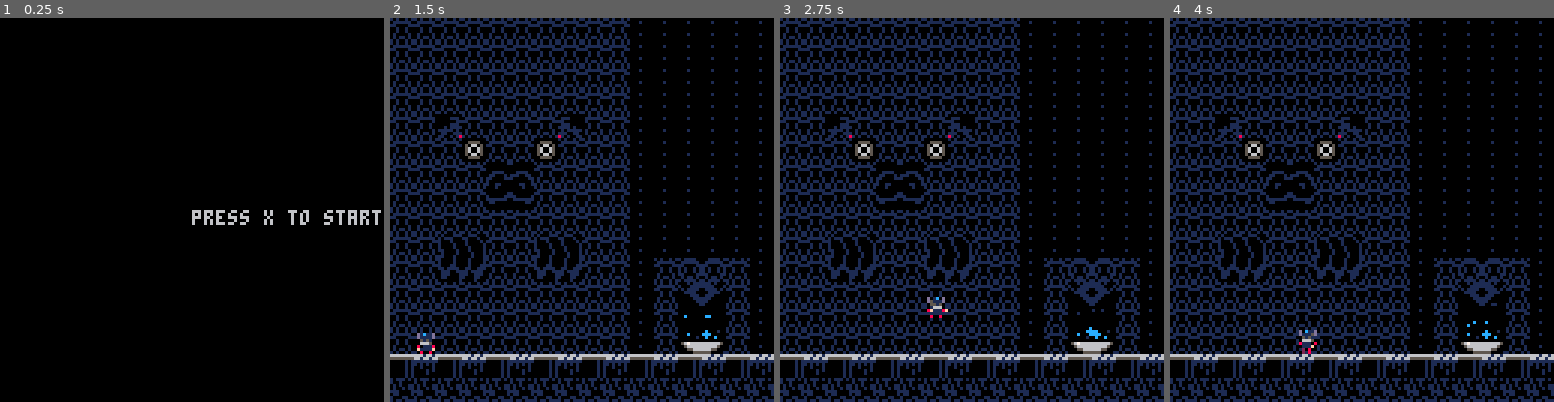
Above: before the commit, frames 1-4 (left to right).
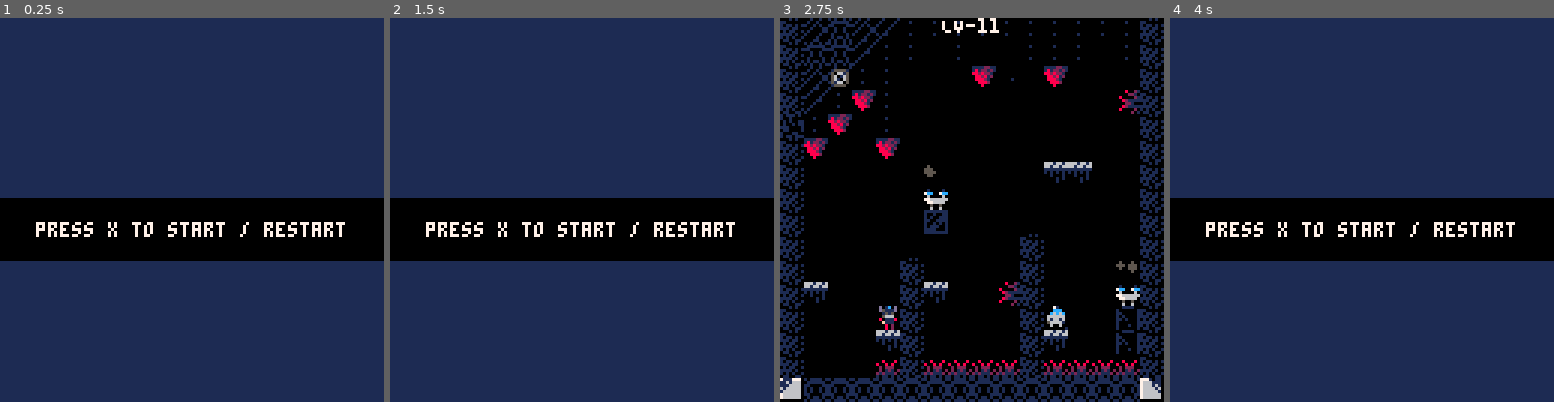
Above: after the commit, the same moments.

Repository: han-sen/pico-8-tests
Game: PICO-8 cartridge alkaline/platformer.p8
The game is run twice, just before and just after one commit, with the same random seed, the same clock (stepped at 60 frames per second) and the same inputs.
Inputs:
- Up to frame 1 (0.25 s): no input
- Up to frame 2 (1.5 s): tap X (X key) at 0.33, 1.07 s
- Up to frame 3 (2.75 s): hold Right 1.6-2.1 s; tap X (X key) at 1.85 s; hold Up 2.15-2.42 s; hold Right from 2.47 s (still down)
- Up to frame 4 (4 s): tap X (X key) at 2.97 s; release Right at 3.03 s; hold Left 3.08-3.58 s

The runs differ from the first frame. In frame 1, 85% of the frame differs, in the area x 0-100%, y 0-100%; in frame 2, 63%; in frame 3, 40%; in frame 4, 63%.

Commit message:
refactored update and draw functions

Diff:
--- a/alkaline/platformer.p8
+++ b/alkaline/platformer.p8
@@ -20,9 +20,10 @@
 #include src/bullets.lua
 #include src/update.lua
 #include src/draw.lua
+#include src/menu.lua
 
 function _init()
-	-- music(3)
+	-- music(2)
 	state = 'menu'
 	player = player
 	game_keys = game_keys
@@ -60,6 +61,7 @@
 
 function _draw()
 	if state == 'menu' then
+		draw_menu()
 	elseif state == 'playing' then
 		cls()
 		map(0, 0)
@@ -78,7 +80,7 @@
 
 -- DEBUG OUTPUT
 function draw_debug()
-	-- print("LV-"..world.current_level, game_camera.cam_x + 54, game_camera.cam_y)
+	print("LV-"..world.current_level, game_camera.cam_x + 54, game_camera.cam_y, 7)
 	-- print(fountains.loc[world.current_level].active, 128 * (world.current_level - 1), 20)
 	-- print(player.dx, 128 * (world.current_level - 1), 30)
 	-- print(#ghosts, 128 * (world.current_level - 1), 30)
@@ -89,19 +91,10 @@
 	-- print(player.y, game_camera.cam_x, game_camera.cam_y + 32)
 end
 
-function update_menu()
-	cls()
-	print('press x to start game', 64, 64)
-	if btnp(5) then
-		state = "playing"
-	end
-end
-
 function update_game()
 	check_level()
 	check_solve()
 	check_dmg()
-	-- check_boost()
 	player_update()
 	player_animate()
 	update_bullets()
@@ -178,14 +171,14 @@
 00000000000000000000000000000000000000000000000000000000000000000000000000000000000000000000000000000000000000000000000000000000
 00000000000000000000000000000000000000000000000000000000000000000000000000000000000000000000000000000000000000000000000000000000
 00000000000000000000000000000000000000000000000000000000000000000000000000000000000000000000000000000000000000000000000000000000
-00000666666000000010010000000011110000000000000001111110000000000000011111100000777777700010010000100001101110100000000000000000
-00062662266260000001100000000110001000000000000000111100000000000001111111111000716661600100100001000010010010000000000000000000
-00666015510666000000000000001101100100000000000001111110000000000011111111111100761166601001010010000100001001000000000000000000
-06261100001162600001100000011011110010000000000011111111000000000111001111001110761616600010001100001000000000000000000000000000
-02611100001116200010010000110111011001000000000001111110000000000110100110100100766116600100001100010000000000000000000000000000
-66111111111111660001100001101110101100100001100000111100000000001011011111011110716661601000010010110000000000000000000000000000
-06610101101016600010010011011111010110010010010000011000000000001111111111111101766666600000100001000000000000000000000000000000
-01001110011100100100001011111111001001110100001000000000000000001111111111111000000000000001100010000000000000000000000000000000
+00000666666000000010010000000011110000000000000001111110000101000000011111100000777777700010010000100001101110100010100000000000
+00062662266260000001100000000110001000000000000000111100110000000001111111111000716661600100100001000010010010000110110000000000
+00666015510666000000000000001101100100000000000001111110101101010011111111111100761166601001010010000100001001000110110000000000
+06261100001162600001100000011011110010000000000011111111111011000111001111001110761616600010001100001000000000001110111000000000
+02611100001116200010010000110111011001000000000001111110010110010110100110100100766116600100001100010000000000000000000000000000
+66111111111111660001100001101110101100100001100000111100111101001011011111011110716661601000010010110000000000001110111000000000
+06610101101016600010010011011111010110010010010000011000101010011111111111111101766666600000100001000000000000000110110000000000
+01001110011100100100001011111111001001110100001000000000011001101111111111111000000000000001100010000000000000000010100000000000
 06610101101016600000000000000000000000000000000000000000000000001111110110111001000000000010000100000000000000000000000000000000
 66111111111111660000000000000000000000000000000000000000000000001111111111111000000000000100001000000000000000000000000000000000
 62611100001116260000000000000000000000000000000000000000000000000111110000110000000000001000010000000000000000000000000000000000
@@ -196,13 +189,13 @@
 00000555555000000000000000000000000000000000000000000000000000000000000000000000000000001000000000000000000000000000000000000000
 __gff__
 0008040000000000000001010000000100010100000808080800000100000000020200000000000000000000000000000001010101000000000000000200000100000000000000000000000000000000000000000000000000000000000000001000000010000000000000000000000000000000000000000000000000000000
-0000020000000000000021000000000002020000000000000000000000000000000000000000000000000000000000000000000000000000000000000000000000000000000000000000000000000000000000000000000000000000000000000000000000000000000000000000000000000000000000000000000000000000
+0000020000000001000021000000000002020000000000000000000000000000000000000000000000000000000000000000000000000000000000000000000000000000000000000000000000000000000000000000000000000000000000000000000000000000000000000000000000000000000000000000000000000000
 __map__
 0e0e0e0e0e0e0e0e0e0e2222222222220a0a0a0a0a0a0a0a0a0a0a0a0a0a0a1b000013140000000000000000000000000a0a0a0a0a0a0a0a0a0a0a0a0a0a0a0a0a3c3c3c3c3c3c3c3c3c3c3c3c3c3c0a0a0a0a0a0a0a0a0a0a0a0a0a0a0a0a0a0a0a0a0a0a0a0a0a0a0a0a0a0a0a0a0a22220000222222222288892222222222
 0e0e0e0e0e0e0e0e0e0e2222222222221b8b8c00000000000000000000001f1b0000393a0000000000000000000022220a0a22222222222222222222222222220a00003432330022220034323300000a000000000000000000000000000000000a0500000000000000000000292a000a22220000222200002298990d22222200
 0e0e0e0e0e0e0e0e0e0e2222222222221b9b9c0000000000000000000000001b002200002200000000000000002222220a0a00222200000000002222220022220a00000000000022220000000000000a000000000000000000000000000000000a3e00000000000000000022393a220a00220202220000000022000022220000
 0e0e0e0e0e0e0e0e0e0e2222222222221b0000000000000000002b2c0000001b202202022200000000000000000022220a3c00220000343300000022000000220a00000000000022220000000000000a000000000000000000000000000000000a00000022220000000000220000220a00330f0f340000000000000000220000
-0e2b130e0e0e0e142c0e2222222222221b000000000000000022393a2200000a0a0a0a0a0a20000000000000000000000a0000000000033100000000000000220a00000000000022220000010000000a000000000000000000000000000000000a00002222222200000000220202220a00000000000000000064000000000000
+0e2b130e0e0e0e142c0e2222222222221b000000000000000022393a2200000a0a0a0a0a0a20000000000000000000000a0000000000033100000000000000220a00000000000022220000010000000a0000008e008e000000000000000000000a00002222222200000000220202220a00000000000000000064000000000000
 0e0e0e050e0e050e0e0e2222222222221b00000000000000222200002222001b00000000000a000000000000000000000a0000000064030a0a0a0a00000000000a00000033323122223332310000000a000000000000000000000000000000000a00000022220000000000340a0a330a000000000000000000000000008a0000
 0e0e0e0e1d1e0e0e0e0e2222222222221b00000020200000222202022222001b0000000000000a0000200000000000000a000000210a0a000000000a0a0000000a000000000000808100000a00000b0a0000000d0d0d0d0d0d0d0d8a000000000a00000000000000120012000000000a00000000000000000000000000000064
 0e0e0e0e2d2e0e0e0e0e2222222222221b0000000a0a0a0a0a0a0a0a0a0a0a1b000022220000006400343232330000000a000000210a0000272800000a0000010a00640000000090910000370a00000a0000000d0d0d0d0d0d0f0d0d000001000a00000000000000000000000100000a0000000000000000002000000000000f
@@ -212,48 +205,49 @@
 0e0e0e0e0e0e0e0e0e0e220e393a0e2200000000000000000a0000000a0a0a0a0000000000003432330000000034330a0a000000000a003432323300000000030a000000006400000000001c001c000a0000000d0d3f0d0d0d0d0d0d000000000a0000000000000000000f200a00000a1b000000000000000000000000000000
 0e0e0e0e0e0e0e0e0e0e220e00000e22000000000000000000000034330a0a0a000000000000000300000000000000030a000000000a000000000000000000030a000000000c00000000001c001c000a0000000d0d3f3f0d0d0d0d0d0d0d00000a000000000000000000000f0a00000a0a0a8a8a0a0a0a0a8a8a0a0a0a0a0000
 0e0e0e0e0e0e0e0e0e0e220e02020e22000000000000000000003432310a0a0a000000006400000300006400000000030a000000000a202020202020640000030a000000330000850000851c001c000a0000000d643f383f0d0d0d00000d00000a0000000a80810a000000000000000a00000000000000000000000000000000
-111211121112111211121112111211120a0a0a0a0a0a0a0a0a0a0a0a0a0a0a0a0a0a0a000c00000300000c00000000030a000000640a0a0a0a0a0a0a0a0a0a0a0a000034310000860202861c001c200a0000000d3f3f383f200d0d02020d00000a00000f3f90913f0f0000000000000a00000001000000000000000000000000
+111211121112111211121112111211120a0a0a0a0a0a0a0a0a0a0a0a0a0a0a0a0a0a0a000c00000300000c00000000030a000000640a0a0a0a0a0a0a0a0a0a0a0a000034310000860202861c001c200a0000000d3f3f383f200d0d02020d00000a00000f3f90913f0f0000000000000a00000000010000000000000000000000
 0a0a0a0a0a0a0a0a0a0a0a0a0a0a0a0a0a0a0a0a0a0a0a0a0a0a0a0a0a0a0a0a0a0a0a202020202020202020202020200a0a0a0a0a0a0a0a0a0a0a0a0a0a0a0a0a11111111111111111111111111110a0a0a0a0a0a0a0a0a0a0a0a0a0a0a0a0a0b12123412121212331212121264120b0a0a0a0a0a0a0a0a0a0a0a0a0a0a0a64
-0a0a0a0a0a0a0a0a0a0a0e0e0a0a0a0a000000980a0f0f0a0a0f0f0a9900000000000000000000000000000000000000000000000000000000000000000000000000000000000000000000000000000000000000000000000000000000000000000000000000000000000000000000003c3c3c3c3c3c3c3c3c3c3c3c3c3c3c3c
-0a27283e0000000000390c0c3a00000a0000000d00000022220000000d000000000000000000000000000000000000000000000000000000000000000000000000000000000000000000000000000000000000000000000000000000000000000000000000000000000000000000000000000000000000000000000000000000
-0a380a0000202020000002020000000a0d00000000000022220000000000000d000000000000000000000000000000000000000000000000000000000000000000000000000000000000000000000000000000000000000000000000000000000000000000000000000000000000000000000000000000000000000000000000
-0a0a0a00008d8d8d000012120000000a00000000000d121212120d0000000000000000000000000000000000000000000000000000000000000000000000000000000000000000000000000000000000000000000000000000000000000000000000000000000000000000000000000000000000000000000000000000000000
-0a22220000000000000000000000000a0000000d000000808100000a0b200d00000000000000000000000000000000000000000000000000000000000000000000000000000000000000000000000000000000000000000000000000000000000000000000000000000000000000000000000000000000000000000000000000
-0a222200000000000000000000008a0a000d00000000009091000027283e0000000000000000000000000000000000000000000000000000000000000000000000000000000000000000000000000000000000000000000000000000000000000000000000000000000000000000000000000000000000000000000000000000
-0a220000008a000000008a000000000a00000000000000000000213f0b000000000000000000000000000000000000000000000000000000000000000000000000000000000000000000000000000000000000000000000000000000000000000000000000000000000000000000000000000000000000000000000000000000
-0a00000a0a0a0a0a0a0a0a0a0a0a8a0a000000000d0000010000000b3f0d0012000000000000000000000000000000000000000000000000000000000000000000000000000000000000000000000000000000000000000000000000000000000000000000000000000000000000000000000000000000000000000000000000
-0a000000000000000000000022223c0a00006000000000000000000b00000000000000000000000000000000000000000000000000000000000000000000000000000000000000000000000000000000000000000000000000000000000000000000000000000000000000000000000000000000000000000000000000000000
-0a64000000000000000000000022220a00000c000000000f0f20000000001200000000000000000000000000000000000000000000000000000000000000000000000000000000000000000000000000000000000000000000000000000000000000000000000000000000000000000000000000000000000000000000000000
-0a0a0a8a8a8a0f8a8a8a00000022000a000d00000000000e0e3e00121200000d000000000000000000000000000000000000000000000000000000000000000000000000000000000000000000000000000000000000000000000000000000000000000000000000000000000000000000000000000000000000000000000000
-0a0000000000000000008a000000000a00000000000d000f0f00000000000020000000000000000000000000000000000000000000000000000000000000000000000000000000000000000000000000000000000000000000000000000000000000000000000000000000000000000000000000000000000000000000000000
-0a00000000000000000000000000000a000000000000000e0e00000000121212000000000000000000000000000000000000000000000000000000000000000000000000000000000000000000000000000000000000000000000000000000000000000000000000000000000000000000000000000000000000000000000000
-0a0000008a0000008a0000000000000a000000000000000f0f00000202000000000000000000000000000000000000000000000000000000000000000000000000000000000000000000000000000000000000000000000000000000000000000000000000000000000000000000000000000000000000000000000000000000
-0a00008a00000100008a00000000640a00000f006400000e0e00008282000000000000000000000000000000000000000000000000000000000000000000000000000000000000000000000000000000000000000000000000000000000000000000000000000000000000000000000000000000000000000000000000000000
-0a0a0a0a8a0f0f0f8a0a0a0a0a0a0a0a0a0a0f202020200f0f202003032020200a0a0a0a0a0a0a0a0a0a0a0a0a0a0a0a0a0a0a0a0a0a0a0a0a0a0a0a0a0a0a0a0a0a0a0a0a0a0a0a0a0a0a0a0a0a0a0a0a0a0a0a0a0a0a0a0a0a0a0a0a0a0a0a0a0a0a0a0a0a0a0a0a0a0a0a0a0a0a0a0a0a0a0a0a0a0a0a0a0a0a0a0a0a0a0a
-…(27 lines of a section not shown)…
+0a0a0a0a0a0a0a0a0a0a0e0e0a0a0a0a000000980a0f0f0a0a0f0f0a99000000878b0e8b8c2222222222222222222287000000000000000000000000000000000000000000000000000000000000000000000000000000000000000000000000000000000000000000000000000000003c3c3c3c3c3c3c3c3c3c3c3c3c3c3c3c
+0a27283e0000000000390c0c3a00000a0000000d00000022220000000d000000870e0e9b2222002200002222220022870000000000000000000000000000000000000000000000000000000000000000000000000000000000000000000000000000000000000000000000000000000000000000000000000000000000000000
+0a380a0000202020000002020000000a0d00000000000022220000000000000d878b8c22220000003c0d003c000000870000000000000000000000000000000000000000000000000000000000000000000000000000000000000000000000000000000000000000000000000000000000000000000000000000000000000000
+0a0a0a00008d8d8d000012120000000a00000000000d121212120d0000000000879b223c2200000000000000000021870000000000000000000000000000000000000000000000000000000000000000000000000000000000000000000000000000000000000000000000000000000000000000000000000000000000000000
+0a22220000000000000000000000000a0000000d000000808100000a0b200d000a223c002200000000000000000000870000000000000000000000000000000000000000000000000000000000000000000000000000000000000000000000000000000000000000000000000000000000000000000000000000000000000000
+0a222200000000000000000000008a0a000d00000000009091000027283e0000873c00003c00000000000000000000870000000000000000000000000000000000000000000000000000000000000000000000000000000000000000000000000000000000000000000000000000000000000000000000000000000000000000
+0a220000008a000000008a000000000a00000000000000000000213f0b000000870000000000000000000012120000870000000000000000000000000000000000000000000000000000000000000000000000000000000000000000000000000000000000000000000000000000000000000000000000000000000000000000
+0a00000a0a0a0a0a0a0a0a0a0a0a8a0a000000000d0000010000000b3f0d0012870000000000600000000000000000870000000000000000000000000000000000000000000000000000000000000000000000000000000000000000000000000000000000000000000000000000000000000000000000000000000000000000
+0a000000000000000000000022223c0a00006000000000000000000b000000008700000000000f0000000000000000870000000000000000000000000000000000000000000000000000000000000000000000000000000000000000000000000000000000000000000000000000000000000000000000000000000000000000
+0a64000000000000000000000022220a00000c000000000f0f20000000001200870000000000000000008700000000870000000000000000000000000000000000000000000000000000000000000000000000000000000000000000000000000000000000000000000000000000000000000000000000000000000000000000
+0a0a0a8a8a8a0f8a8a8a00000022000a000d00000000000e0e3e00121200000d870000000087000000008700000000870000000000000000000000000000000000000000000000000000000000000000000000000000000000000000000000000000000000000000000000000000000000000000000000000000000000000000
+0a0000000000000000008a000000000a00000000000d000f0f00000000000020871200000087120000218700000060870000000000000000000000000000000000000000000000000000000000000000000000000000000000000000000000000000000000000000000000000000000000000000000000000000000000000000
+0a00000000000000000000000000000a000000000000000e0e00000000121212870000000087000000008701000003870000000000000000000000000000000000000000000000000000000000000000000000000000000000000000000000000000000000000000000000000000000000000000000000000000000000000000
+0a0000008a0000008a0000000000000a000000000000000f0f00000202000000870000001287000000008712000003870000000000000000000000000000000000000000000000000000000000000000000000000000000000000000000000000000000000000000000000000000000000000000000000000000000000000000
+0a00008a00000100008a00000000640a00000f006400000e0e00008282000000870000002087202020208720202020870000000000000000000000000000000000000000000000000000000000000000000000000000000000000000000000000000000000000000000000000000000000000000000000000000000000000000
+0a0a0a0a8a0f0f0f8a0a0a0a0a0a0a0a0a0a0f202020200f0f20200303202020341b1b1b1b1b1b1b1b1b1b1b1b1b1b330a0a0a0a0a0a0a0a0a0a0a0a0a0a0a0a0a0a0a0a0a0a0a0a0a0a0a0a0a0a0a0a0a0a0a0a0a0a0a0a0a0a0a0a0a0a0a0a0a0a0a0a0a0a0a0a0a0a0a0a0a0a0a0a0a0a0a0a0a0a0a0a0a0a0a0a0a0a0a0a
+…(28 lines of a section not shown)…
--- a/alkaline/src/bullets.lua
+++ b/alkaline/src/bullets.lua
@@ -48,8 +48,8 @@
 			turrets.sp = 5
 		end
 		local t_x, t_y
-		if level == 9 then
-			t_x = turret.x
+		if level >= 9 then
+			t_x = turret.x + (( level % 9) * 128)
 			t_y = turret.y + 128
 		else
 			t_x = turret.x + (((level % 9) - 1) * 128)
@@ -64,8 +64,8 @@
 		for turret in all(turrets.loc) do
 			if turret.level == level and turret.active then
 				local f_x, f_y
-				if level == 9 then
-					f_x = turret.x
+				if level >= 9 then
+					f_x = turret.x + (( level % 9) * 128)
 					f_y = turret.y + 128
 				else
 					f_x = turret.x + (((level % 9) - 1) * 128)
--- a/alkaline/src/draw.lua
+++ b/alkaline/src/draw.lua
@@ -13,12 +13,9 @@
 function draw_game_key()
 	local level = world.current_level
 	local k_x, k_y
-	if level == 9 then
-		k_x = game_keys.loc[level].x
+	if level >= 9 then
+		k_x = game_keys.loc[level].x + (( level % 9) * 128)
 		k_y = game_keys.loc[level].y + 128
-	elseif level == 10 then
-		k_x = game_keys.loc[level].x + 128
-		k_y = game_keys.loc[level].y  + 128
 	else
 		k_x = game_keys.loc[level].x + (((level % 9) - 1) * 128)
 		k_y = game_keys.loc[level].y + ((ceil(level / 9) - 1) * 128)
@@ -33,12 +30,9 @@
 function draw_fountains()
 	local level = world.current_level
 	local f_x, f_y
-	if level == 9 then
-		f_x = fountains.loc[level].x
+	if level >= 9 then
+		f_x = fountains.loc[level].x + (( level % 9) * 128)
 		f_y = fountains.loc[level].y + 128
-	elseif level == 10 then
-		f_x = fountains.loc[level].x + 128
-		f_y = fountains.loc[level].y  + 128
 	else
 		f_x = fountains.loc[level].x + (((level % 9) - 1) * 128)
 		f_y = fountains.loc[level].y + ((ceil(level / 9) - 1) * 128)
--- a/alkaline/src/fountains.lua
+++ b/alkaline/src/fountains.lua
@@ -62,6 +62,12 @@
             x = 88,
             y = 104,
             active = false
+        },
+        {
+            level = 11,
+            x = 72,
+            y = 16,
+            active = false
         }
     }
 }
--- a/alkaline/src/game_keys.lua
+++ b/alkaline/src/game_keys.lua
@@ -46,7 +46,7 @@
         },
         {
             level = 8,
-            x = 24,
+            x = 32,
             y = 112,
             found = false
         },
@@ -61,6 +61,12 @@
             x = 56,
             y = 64,
             found = false
+        },
+        {
+            level = 11,
+            x = 88,
+            y = 96,
+            found = false
         }
     }
 }
--- a/alkaline/src/hazards.lua
+++ b/alkaline/src/hazards.lua
@@ -71,6 +71,11 @@
             level = 9,
             x = 120,
             y = 48
+        },
+        {
+            level = 11,
+            x = 16,
+            y = 16
         }
     }
 }
--- /dev/null
+++ b/alkaline/src/menu.lua
@@ -0,0 +1,13 @@
+function update_menu()
+    if btnp(5) then
+        -- music(3)
+        state = "playing"
+    end
+end
+
+function draw_menu()
+    cls()
+    rectfill(0, 0, 128, 128, 1) -- bg color
+    rectfill(0, 60, 128, 80, 0) -- text bar
+    print("press x to start / restart", 12, 68, 7)
+end
--- a/alkaline/src/player.lua
+++ b/alkaline/src/player.lua
@@ -1,6 +1,6 @@
 player = {
-    x = 8 + (128 * 0),
-    y = 104 + 0,
+    x = 8 + (128 * 2),
+    y = 104 + 128,
     sprite = 64,
     size = 1,
     width = 8,
--- a/alkaline/src/turbines.lua
+++ b/alkaline/src/turbines.lua
@@ -122,6 +122,16 @@
             level = 10,
             x = 32,
             y = 112
+        },
+        {
+            level = 11,
+            x = 48,
+            y = 56
+        },
+        {
+            level = 11,
+            x = 112,
+            y = 88
         }
     }
 }
--- a/alkaline/src/update.lua
+++ b/alkaline/src/update.lua
@@ -44,6 +44,12 @@
 		sfx(12)
 		dust_fx(player.x, player.y + player.height, 4, particles.dust_fx, 4)
 	end
+	if btnp(5) then -- reset
+		run()
+		state = 'menu'
+		player.x = 8
+		player.y = 104
+    end
 	if not btn(0) and not btn(1) and not btnp(2) then
 		player.running = false
 	end
@@ -111,11 +117,8 @@
 		for t in all(turbines.loc) do
 			if t.level == level then -- only draw turbines on current level
 				local f_x, f_y
-				if level == 9 then
-					f_x = t.x
-					f_y = t.y + 128
-				elseif level == 10 then
-					f_x = t.x + 128
+				if level >= 9 then
+					f_x = t.x + (( level % 9) * 128)
 					f_y = t.y + 128
 				else
 					f_x = t.x + (((level % 9) - 1) * 128)
--- a/alkaline/src/utils.lua
+++ b/alkaline/src/utils.lua
@@ -56,6 +56,7 @@
 		player.y = (128 * (n_r - 1)) + 104 -- spawn two tiles up from botton
 		game_camera.cam_x = flr(player.x/128)
 		game_camera.cam_y = flr(player.y/128)
+		sfx(18)
 		-- add a scene transition particle in the middle of the upcoming level
 		transition_fx(player.x + 4, player.y + 8, 2, particles.transition_fx, 10)
 		bullets = {}
Not shown, changed: the music (__music__) section of alkaline/platformer.p8
Not shown, changed: the sound effects (__sfx__) section of alkaline/platformer.p8
